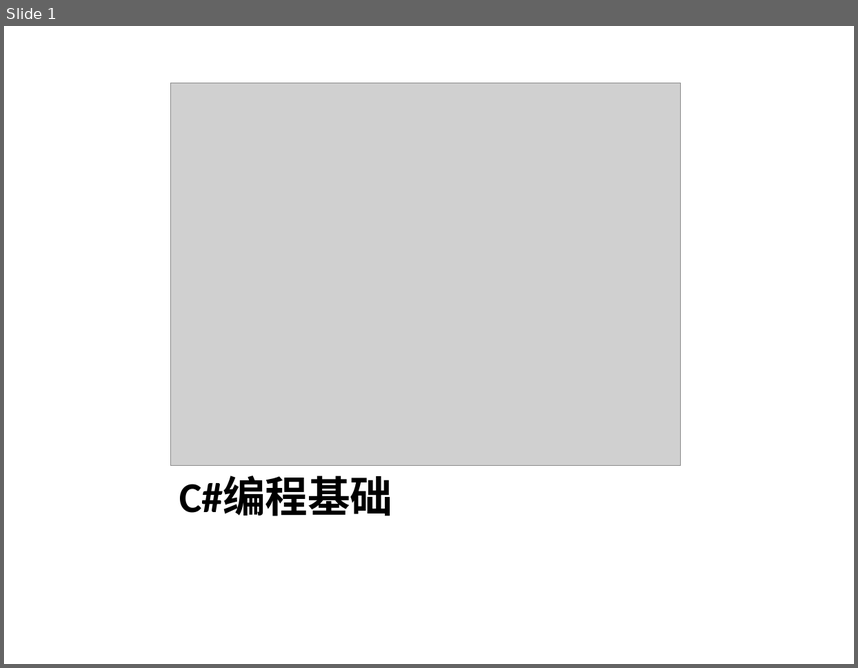
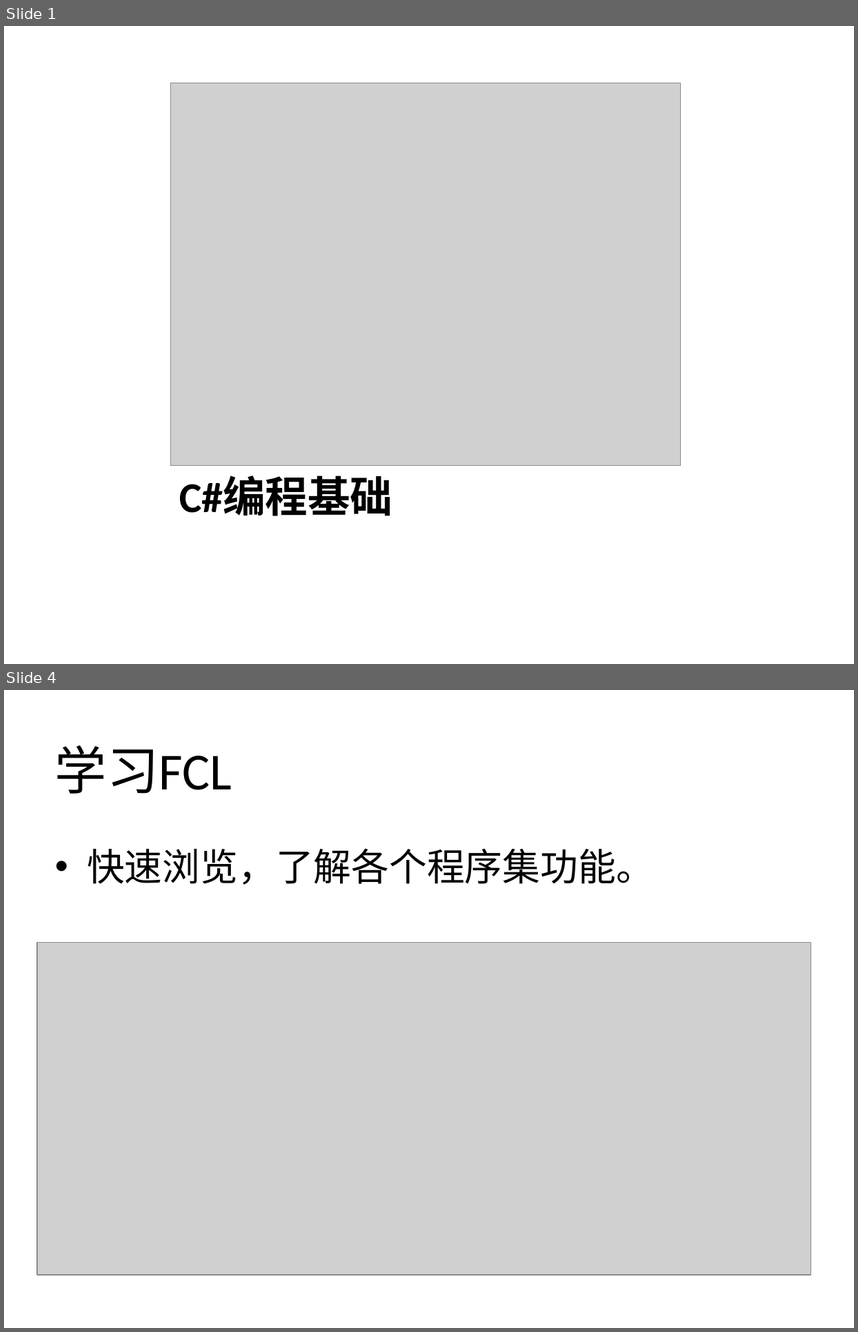
Before and after one commit to hmlb81/Training, a slide deck: C#Basic/C#编程基础.pptx. Shown one above the other, each under a label of ours: slide 1 before the commit, slides 1 and 4 after it; the slides between them are not shown. The pictures are 858x668 and 858x1332 pixels, drawn with LibreOffice and Linux fonts; fonts in the diff are those of the drawing; grey boxes stand for pictures. Boxes give left, top, right and bottom in pixels: in the first picture for what was removed or moved away, otherwise in the second. Text is boxed around its words. In the diff, an @@ line names an element or a change of style, - is before the commit and + after.

```diff
--- a/C#Basic/C#编程基础.pptx
+++ b/C#Basic/C#编程基础.pptx
@@ slide 4 added at <box>4,690,854,1328</box>, background #FFFFFF @@
@@ title added at <box>55,745,232,793</box>, 44 pt, text #000000 @@
+学习FCL
@@ text added at <box>87,848,654,885</box>, 32 pt, text #000000 @@
+• 快速浏览，了解各个程序集功能。
@@ picture added at <box>37,943,811,1275</box> @@
```
Also in this commit, not shown: 2 other slides added, 1 slide removed.
